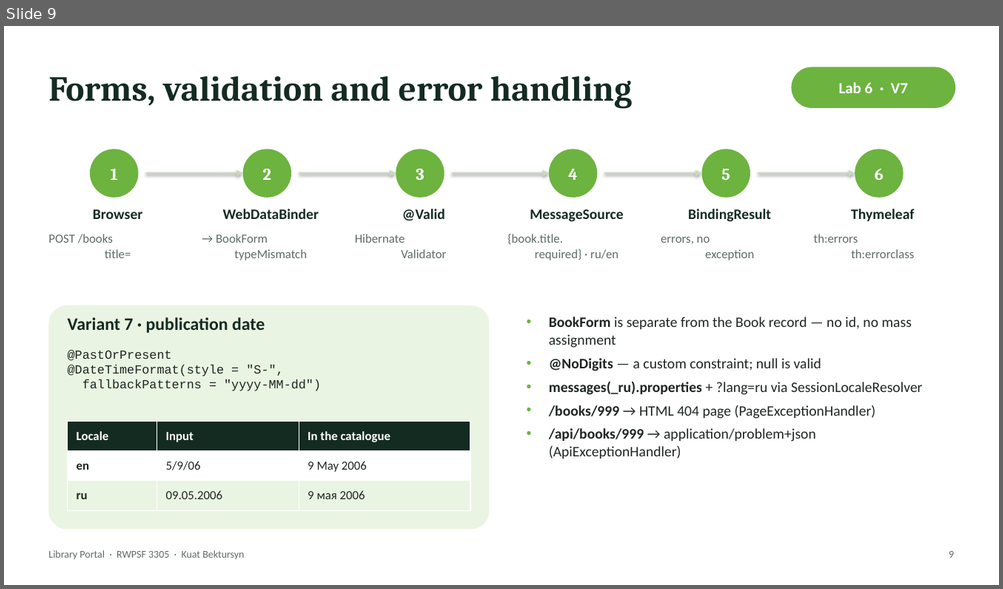
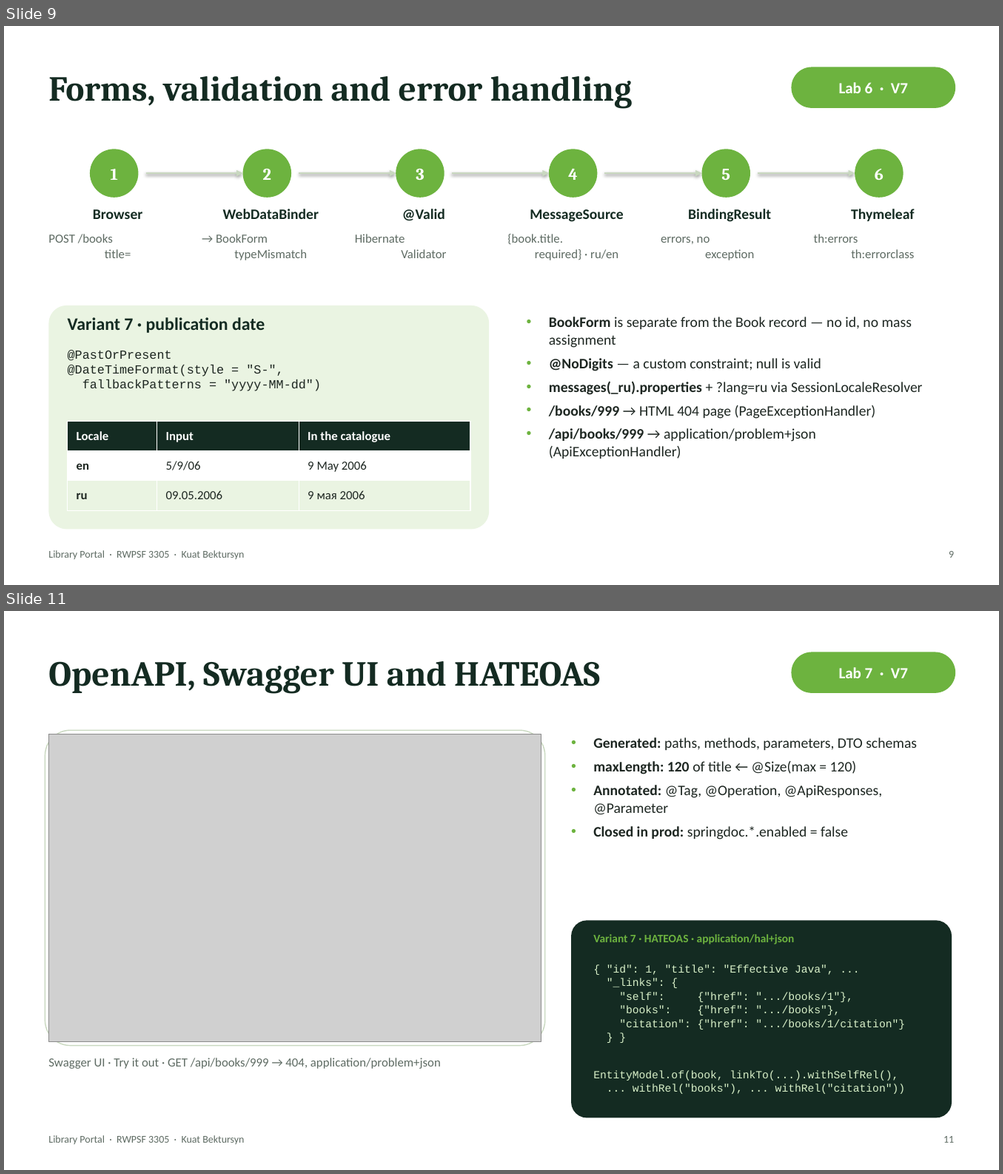
Before and after one commit to AkAyu44/library-portal, a slide deck: docs/Defense_Presentation.pptx. Shown one above the other, each under a label of ours: slide 9 before the commit, slides 9 and 11 after it; the slides between them are not shown. The pictures are 1003x589 and 1003x1174 pixels, drawn with LibreOffice and Linux fonts; fonts in the diff are those of the drawing; grey boxes stand for pictures. Boxes give left, top, right and bottom in pixels: in the first picture for what was removed or moved away, otherwise in the second. Text is boxed around its words. In the diff, an @@ line names an element or a change of style, - is before the commit and + after.

```diff
--- a/docs/Defense_Presentation.pptx
+++ b/docs/Defense_Presentation.pptx
@@ slide 11 added at bbox=[4, 611, 999, 1170], background #FFFFFF @@
@@ rounded rectangle added at bbox=[791, 652, 956, 693], fill #6DB33F @@
@@ text added at bbox=[48, 661, 600, 694], 34 pt, text #142B22, bold @@
+OpenAPI, Swagger UI and HATEOAS
@@ text added at bbox=[839, 667, 908, 678], 15 pt, text #FFFFFF, bold @@
+Lab 7 · V7
@@ rounded rectangle added at bbox=[45, 730, 545, 1046], fill #FFFFFF, outline #C9D8C0 1 pt @@
@@ picture added at bbox=[48, 734, 541, 1042] @@
@@ text added at bbox=[593, 738, 916, 840], 14 pt, text #1D2621 @@
+• Generated: paths, methods, parameters, DTO schemas
+• maxLength: 120 of title ← @Size(max = 120)
+• Annotated: @Tag, @Operation, @ApiResponses, @Parameter
+• Closed in prod: springdoc.*.enabled = false
@@ rounded rectangle added at bbox=[571, 920, 951, 1119], fill #142B22 @@
@@ text added at bbox=[593, 934, 794, 945], 11 pt, text #6DB33F, bold @@
+Variant 7 · HATEOAS · application/hal+json
@@ text added at bbox=[593, 965, 905, 1094], 10.5 pt, text #D8F0C8 @@
+{ "id": 1, "title": "Effective Java", ...
+"_links": {
+"self": {"href": ".../books/1"},
+"books": {"href": ".../books"},
+"citation": {"href": ".../books/1/citation"}
+} }
+EntityModel.of(book, linkTo(...).withSelfRel(),
+... withRel("books"), ... withRel("citation"))
@@ text added at bbox=[48, 1058, 441, 1069], 12 pt, text #5E6B63 @@
+Swagger UI · Try it out · GET /api/books/999 → 404, application/problem+json
@@ text added at bbox=[48, 1136, 244, 1145], 10 pt, text #5E6B63 @@
+Library Portal · RWPSF 3305 · Kuat Bektursyn
@@ text added at bbox=[943, 1136, 953, 1143], 10 pt, text #5E6B63 @@
+11
```
Also in this commit, not shown: 8 slides changed, 1 other slide added, 26 other files.
